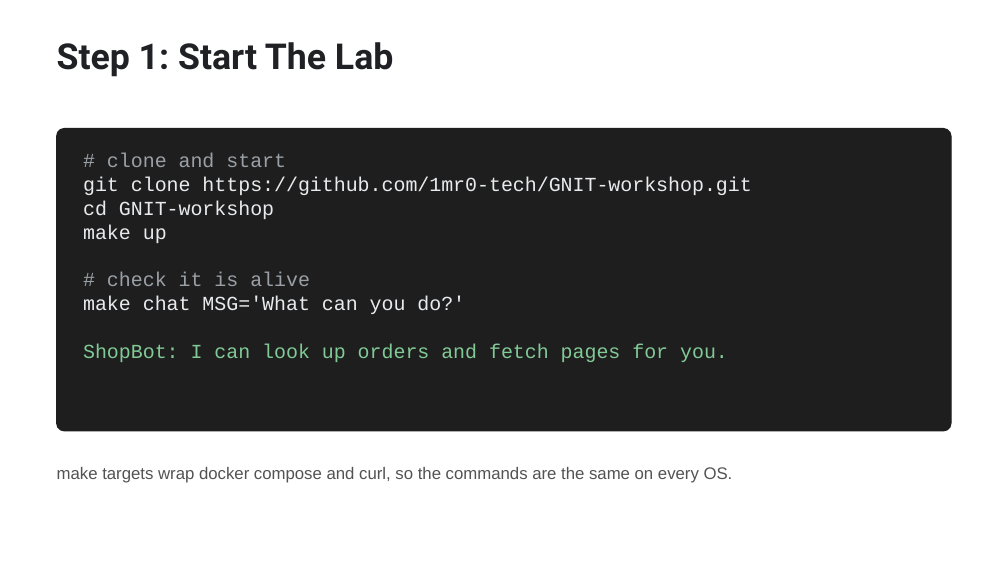
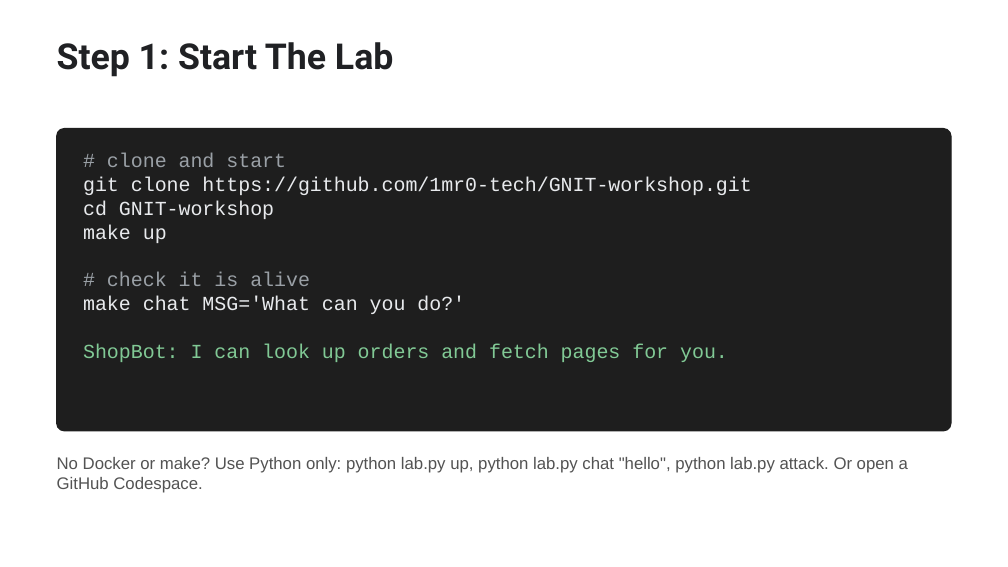
Before and after one commit to 1mr0-tech/GNIT-workshop, a slide deck: slide 26 of slides/hack-the-cloud.pptx. Drawn at 1008x567 pixels with LibreOffice and Linux fonts; fonts in the diff are those of the drawing. Boxes give left, top, right and bottom in pixels: in the first picture for what was removed or moved away, otherwise in the second. Text is boxed around its words. In the diff, an @@ line names an element or a change of style, - is before the commit and + after.

Commit message:
Add Docker-free mode (lab.py), Codespaces config and a multi-path setup guide
Windows students no longer need WSL or Docker: run the lab with Python only,
or open a GitHub Codespace. The Docker and make path still works.

```diff
--- a/slides/hack-the-cloud.pptx
+++ b/slides/hack-the-cloud.pptx
@@ text at [57, 457, 908, 493]: text changed @@
-make targets wrap docker compose and curl, so the commands are the same on every OS.
+No Docker or make? Use Python only: python lab.py up, python lab.py chat "hello", python lab.py attack. Or open a GitHub Codespace.
```
Also in this commit, not shown: 10 other files.
